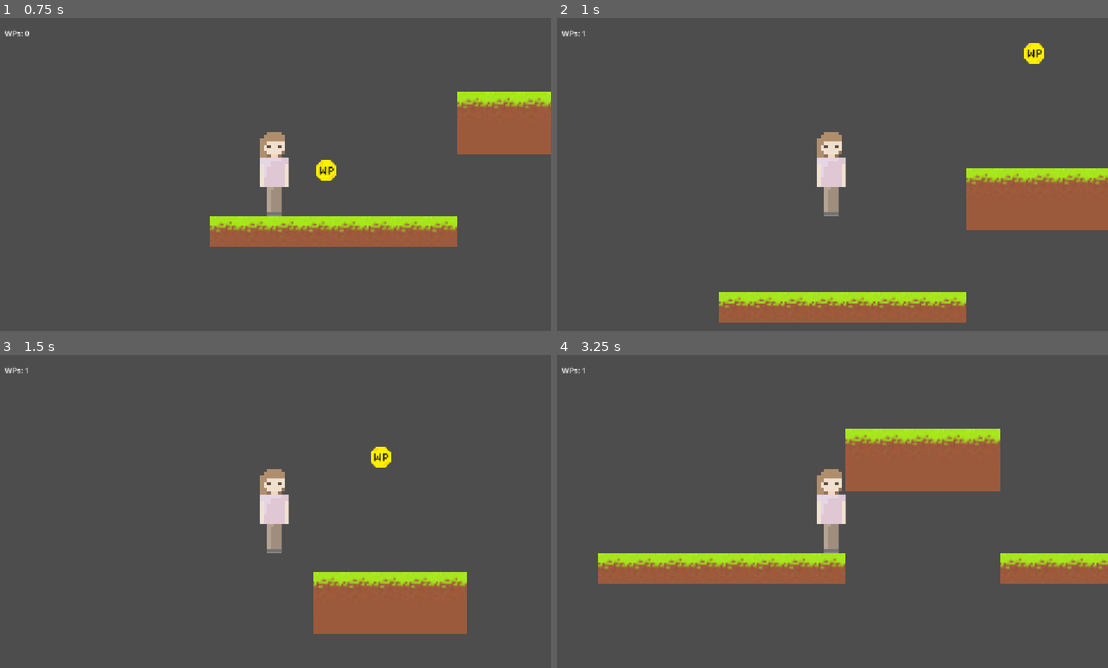
Above: before the commit, frames 1-4 (two rows, left to right).
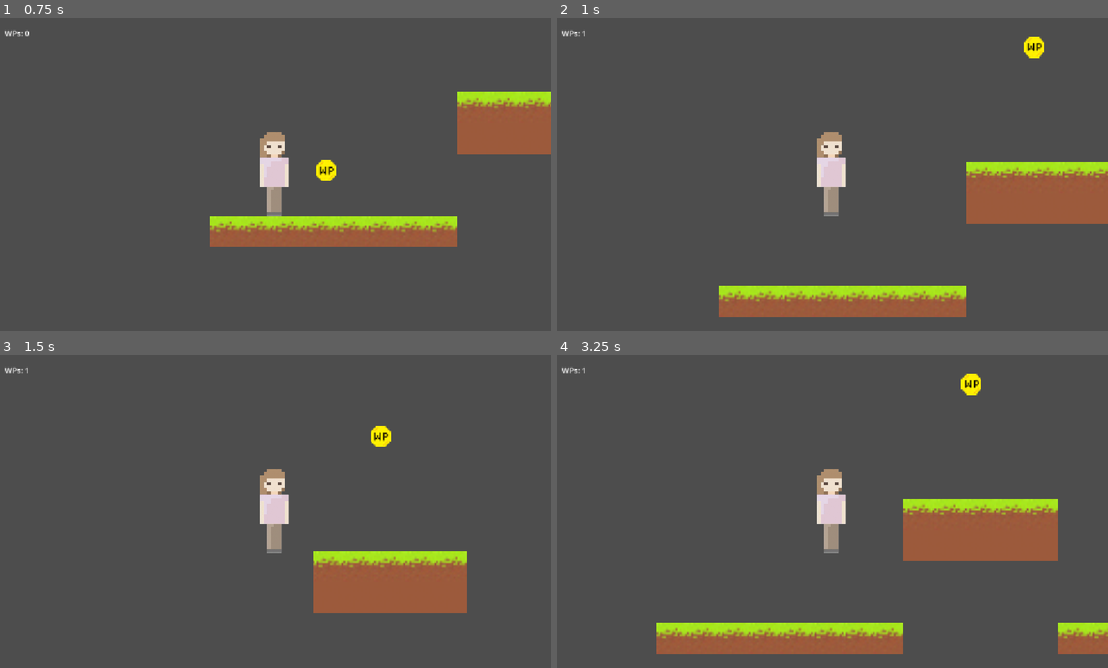
Above: after the commit, the same moments.

Repository: whatbeato/weighted-platformer
Game: Godot game, scene res://node.tscn
Same seed, same stepped clock (60 frames per second), same inputs: the game is played once before the commit and once after it.
Inputs (mouse positions are in pixels of both pictures, inside the frame that each line leads up to):
- Up to frame 1 (0.75 s): tap Enter (ui_accept) at 0.5 s; move the mouse to (396, 158) at 0.52 s; hold Right (ui_right) from 0.53 s (still down); tap Alt at 0.6 s; click (396, 158) at 0.67 s
- Up to frame 2 (1 s): keep holding Right (ui_right); tap Enter (ui_accept) at 0.77 s
- Up to frame 3 (1.5 s): keep holding Right (ui_right); move the mouse to (159, 527) at 1.27 s; tap Shift at 1.35 s
- Up to frame 4 (3.25 s): tap Enter (ui_accept) at 1.52, 3.02 s; move the mouse to (887, 442) at 2.02 s; release Right (ui_right) at 2.03 s; hold Left (ui_left) 2.03-2.78 s; tap Alt at 2.1 s; move the mouse to (804, 574) at 2.77 s; hold Right (ui_right) from 2.78 s (still down); tap Shift at 2.85 s; click (804, 574) at 2.92 s

Frame 1 is identical in both runs. In frame 2, 5.3% of the frame differs, in the area x 29-100%, y 6-98%; in frame 3, 5.3%; in frame 4, 23%, in the area x 7-100%, y 6-96%.

Commit message:
death and win scenes and scripts, im done with ts im submitting

Diff:
--- a/death.gd
+++ b/death.gd
@@ -5,4 +5,4 @@
 
 func _on_body_entered(body: Node2D):
 	if body.is_in_group("player"):
-		get_tree().chance_scene_to_file("res://death.tscn")
+		get_tree().change_scene_to_file("res://death.tscn")
--- /dev/null
+++ b/death.tscn
@@ -0,0 +1,22 @@
+[gd_scene format=3 uid="uid://dd5ljll0jvfbq"]
+
+[node name="Control" type="Control" unique_id=1509128011]
+layout_mode = 3
+anchors_preset = 15
+anchor_right = 1.0
+anchor_bottom = 1.0
+grow_horizontal = 2
+grow_vertical = 2
+
+[node name="Label" type="Label" parent="." unique_id=333145040]
+layout_mode = 0
+offset_left = 272.0
+offset_top = 185.0
+offset_right = 945.0
+offset_bottom = 493.0
+theme_override_font_sizes/font_size = 25
+text = "you lost... no whimsy.... no joy :(
+
+you shall now get fined. muehehe"
+horizontal_alignment = 1
+vertical_alignment = 1
--- a/node.tscn
+++ b/node.tscn
@@ -38,7 +38,7 @@
 [node name="Node" type="Node" unique_id=1709533432]
 script = ExtResource("1_bss38")
 
-[node name="Player" type="CharacterBody2D" parent="." unique_id=254868025]
+[node name="Player" type="CharacterBody2D" parent="." unique_id=254868025 groups=["player"]]
 position = Vector2(306, 487)
 script = ExtResource("1_j2q8x")
 
--- a/player.gd
+++ b/player.gd
@@ -2,7 +2,7 @@
 
 
 const SPEED = 400.0
-const JUMP_VELOCITY = -850.0
+const JUMP_VELOCITY = -790.0
 
 
 func _physics_process(delta: float) -> void:
--- /dev/null
+++ b/win.tscn
@@ -0,0 +1,22 @@
+[gd_scene format=3 uid="uid://do2vawj7gh12b"]
+
+[node name="Control" type="Control" unique_id=1940443431]
+layout_mode = 3
+anchors_preset = 15
+anchor_right = 1.0
+anchor_bottom = 1.0
+grow_horizontal = 2
+grow_vertical = 2
+
+[node name="Label" type="Label" parent="." unique_id=1490535506]
+layout_mode = 0
+offset_left = 380.0
+offset_top = 236.0
+offset_right = 797.0
+offset_bottom = 403.0
+theme_override_font_sizes/font_size = 30
+text = "all hail the weighted projects
+
+waow you finished"
+horizontal_alignment = 1
+vertical_alignment = 1
